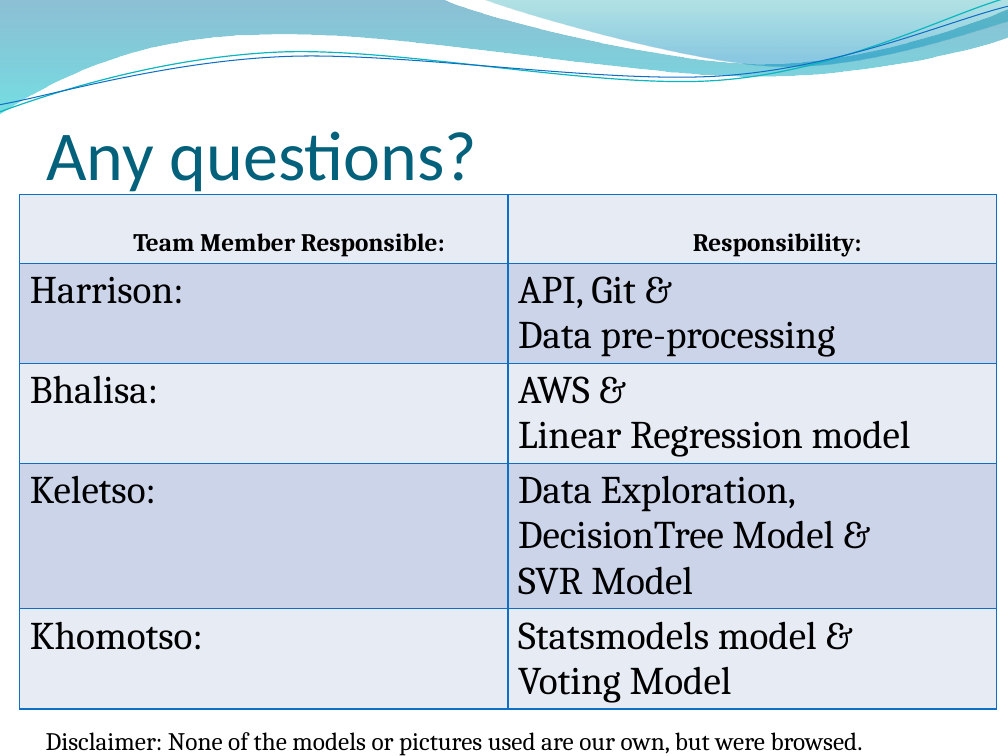
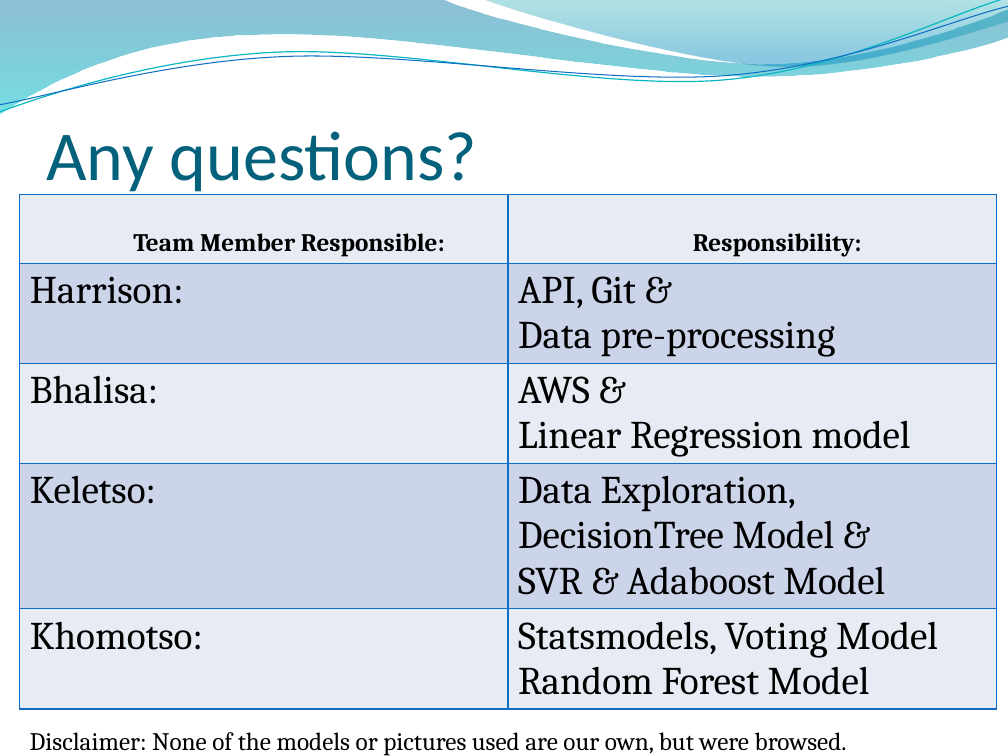
Before and after one commit to lkrump7/regression-apples-predict-api-template, a slide deck: slide 33 of What will the apples cost.pptx. Drawn at 1008x756 pixels with LibreOffice and Linux fonts; fonts in the diff are those of the drawing; background and template pictures are left out. Boxes give left, top, right and bottom in pixels: in the first picture for what was removed or moved away, otherwise in the second. Text is boxed around its words. In the diff, an @@ line names an element or a change of style, - is before the commit and + after.

```diff
--- a/What will the apples cost.pptx
+++ b/What will the apples cost.pptx
@@ table at box(20, 195, 996, 729) @@
-row 4, column 2: Data Exploration, DecisionTree Model & / SVR Model
+row 4, column 2: Data Exploration, DecisionTree Model & / SVR & Adaboost Model
-row 5, column 2: Statsmodels model & / Voting Model
+row 5, column 2: Statsmodels, Voting Model / Random Forest Model
@@ text "Disclaimer: None of the models ...": place and size @@
-text "Disclaimer: None of the models ..." at box(46, 732, 863, 756)
+text "Disclaimer: None of the models ..." at box(30, 732, 847, 756)
```
